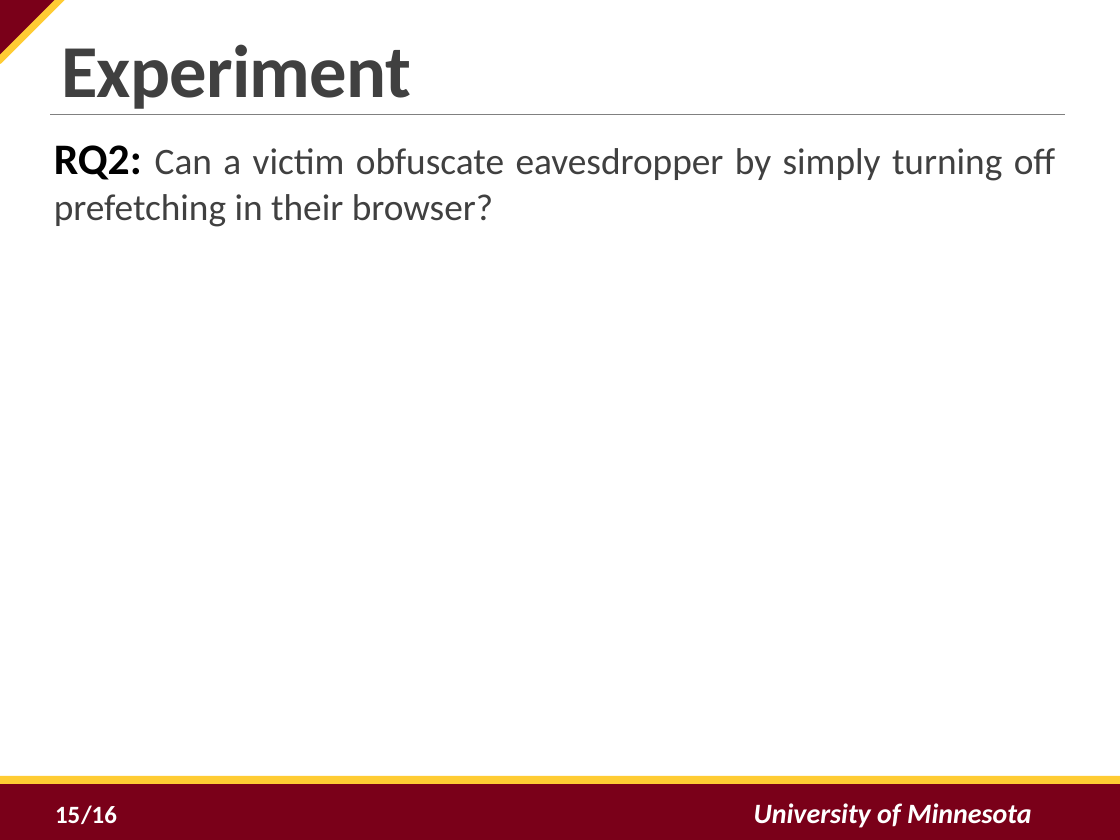
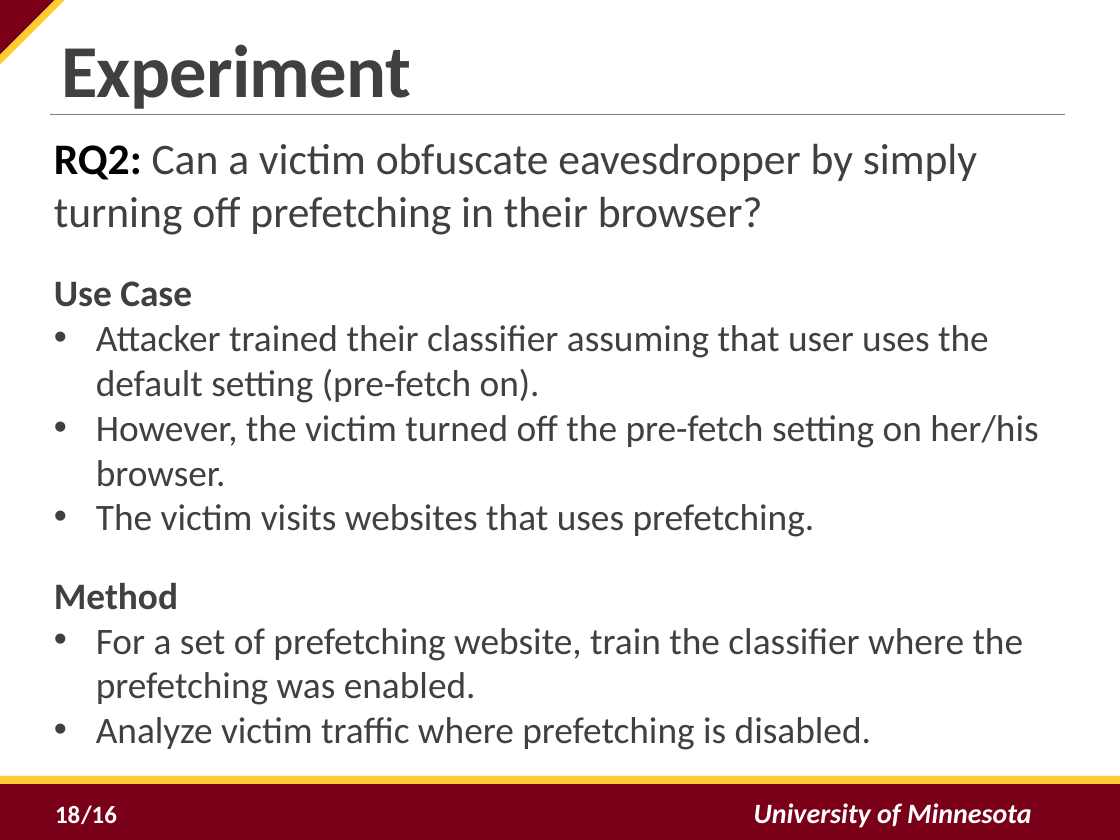
Before and after one commit to tj-byun/link-prefetching-website-fingerprinting-defense, a slide deck: slide 18 of final_presentation.pptx (slide 15 before the commit). Drawn at 1120x840 pixels with LibreOffice and Linux fonts; fonts in the diff are those of the drawing; background and template pictures are left out. Boxes give left, top, right and bottom in pixels: in the first picture for what was removed or moved away, otherwise in the second. Text is boxed around its words. In the diff, an @@ line names an element or a change of style, - is before the commit and + after.

```diff
--- a/final_presentation.pptx
+++ b/final_presentation.pptx
@@ text at (54, 143, 977, 235): size 24 to 28 pt in "Can a victim obfuscate eavesdropper by simply ..."; alignment justified to left @@
@@ text at (54, 281, 1038, 750): paragraphs added @@
+Use Case
+• Attacker trained their classifier assuming that user uses the default setting (pre-fetch on).
+• However, the victim turned off the pre-fetch setting on her/his browser.
+• The victim visits websites that uses prefetching.
+Method
+• For a set of prefetching website, train the classifier where the prefetching was enabled.
+• Analyze victim traffic where prefetching is disabled.
@@ page number at (55, 806, 80, 824): text changed @@
-15
+18
```
Also in this commit, not shown: 5 other slides changed, 4 slides added, 1 other file.
